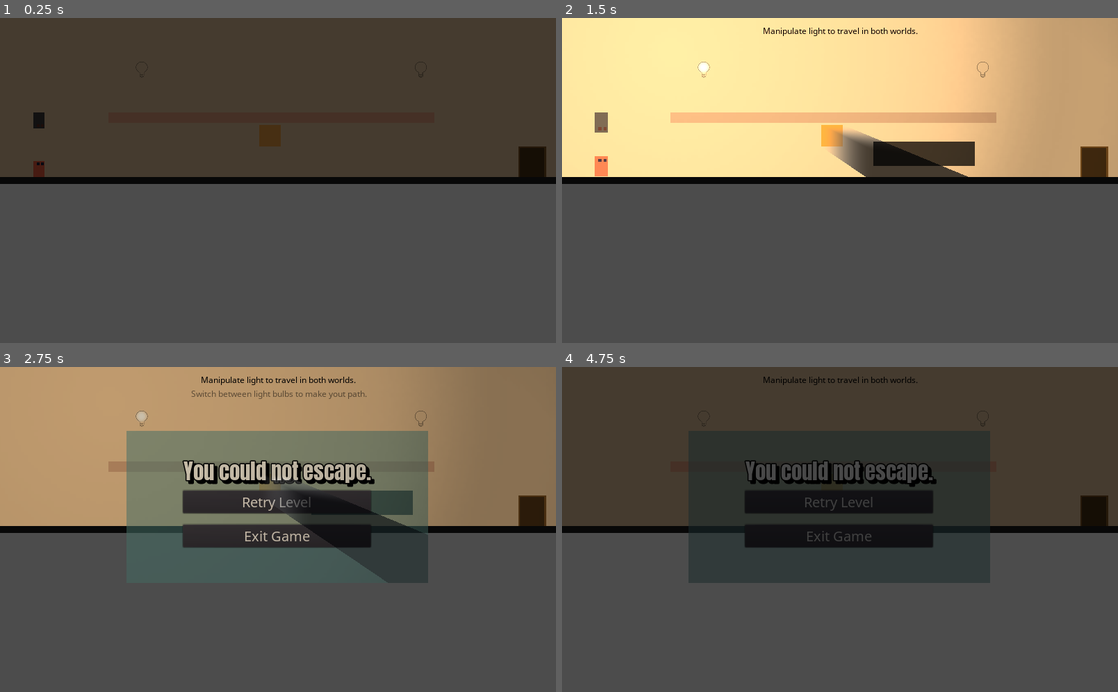
Above: before the commit, frames 1-4 (two rows, left to right).
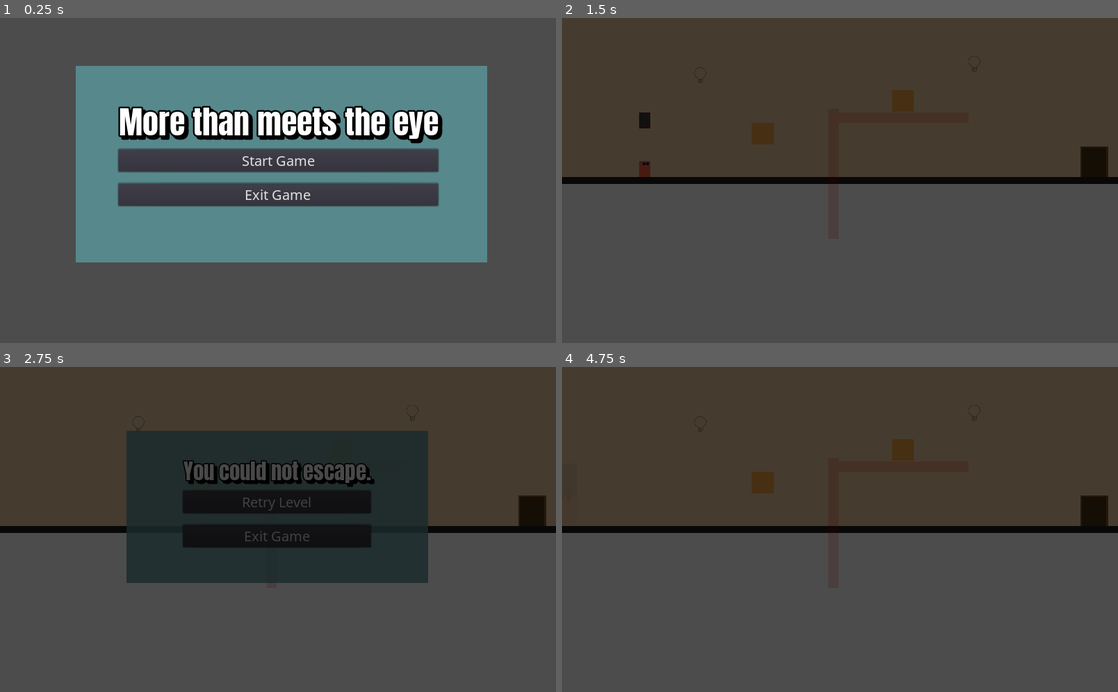
Above: after the commit, the same moments.

Repository: gramozilho/More-Than-Meets-The-Eye-GWJ14
Game: Godot game, scene res://Main.tscn
The game is run twice, just before and just after one commit, with the same random seed, the same clock (stepped at 60 frames per second) and the same inputs.
Inputs (mouse positions are in pixels of both pictures, inside the frame that each line leads up to):
- Up to frame 1 (0.25 s): no input
- Up to frame 2 (1.5 s): click (840, 161) at 0.5 s, where only the run after the commit has a clickable "Start Game"; tap Enter (ui_accept, bound only before the commit) at 1.25 s; move the mouse to (701, 66) at 1.27 s; hold D (right) from 1.28 s (still down); hold Enter (ui_accept, bound only before the commit) from 1.28 s (still down); click (701, 66) at 1.42 s
- Up to frame 3 (2.75 s): keep holding D (right); tap R (ui_accept, bound only after the commit) at 1.52, 1.55, 1.82, 2.1, 2.27, 2.57 s; move the mouse to (422, 415) at 2.02 s; release Enter (ui_accept, bound only before the commit) at 2.03 s; click (422, 415) at 2.17 s; tap Enter (ui_accept, bound only before the commit) at 2.3 s
- Up to frame 4 (4.75 s): release D (right) at 2.75 s; click "Retry Level" at 2.75 s; tap Enter (ui_accept, bound only before the commit) at 3.5, 4.35 s; move the mouse to (895, 458) at 3.52 s; press the mouse at (895, 458) at 3.53 s; hold A (left) 3.53-4.28 s; tap R (ui_accept, bound only after the commit) at 3.8, 4.52 s; move the mouse to (812, 594) at 4.27 s; release the mouse at (812, 594) at 4.28 s; hold D (right) from 4.28 s (still down); click (812, 594) at 4.42 s

The runs differ from the first frame. In frame 1, 62% of the frame differs, in the area x 0-100%, y 0-76%; in frame 2, 47%; in frame 3, 53%; in frame 4, 14%.

Commit message:
Minor fixes

Diff:
--- a/Assets/Text_font.tres
+++ b/Assets/Text_font.tres
@@ -3,4 +3,5 @@
 [ext_resource path="res://Assets/NotoSans-Regular.ttf" type="DynamicFontData" id=1]
 
 [resource]
+size = 18
 font_data = ExtResource( 1 )
--- a/Jukebox.tscn
+++ b/Jukebox.tscn
@@ -15,10 +15,9 @@
 [node name="Jukebox" type="Node2D"]
 script = ExtResource( 2 )
 
-[node name="BackgroundMusic" type="AudioStreamPlayer2D" parent="."]
+[node name="BackgroundMusic" type="AudioStreamPlayer" parent="."]
 stream = ExtResource( 1 )
 volume_db = -20.0
-attenuation = 0.307786
 
 [node name="Alarm" type="AudioStreamPlayer2D" parent="."]
 stream = ExtResource( 3 )
@@ -50,7 +49,7 @@
 [node name="Whoosh" type="AudioStreamPlayer2D" parent="."]
 stream = ExtResource( 8 )
 
-[node name="GhostMusic" type="AudioStreamPlayer2D" parent="."]
+[node name="GhostMusic" type="AudioStreamPlayer" parent="."]
 stream = ExtResource( 6 )
 volume_db = -25.0
 autoplay = true
--- a/Main.gd
+++ b/Main.gd
@@ -101,3 +101,9 @@
 		scene_instance.rect_scale = Vector2(0.75, 0.75)
 
 	add_child(scene_instance)
+
+
+func _on_StuckTimer_timeout():
+	hide_all_labels()
+	$Camera2D/VBoxContainer/Message.text = "If stuck, restart by pressing R"
+	$Camera2D/VBoxContainer/TextHandler.play("show_1")
--- a/Main.tscn
+++ b/Main.tscn
@@ -1,11 +1,11 @@
 [gd_scene load_steps=18 format=2]
 
-[ext_resource path="res://Player.tscn" type="PackedScene" id=1]
-[ext_resource path="res://Bed.tscn" type="PackedScene" id=2]
+[ext_resource path="res://Environment/Floor.tscn" type="PackedScene" id=1]
+[ext_resource path="res://Player.tscn" type="PackedScene" id=2]
 [ext_resource path="res://Assets/colors.PNG" type="Texture" id=3]
-[ext_resource path="res://Environment/Border.tscn" type="PackedScene" id=4]
+[ext_resource path="res://Bed.tscn" type="PackedScene" id=4]
 [ext_resource path="res://Door.tscn" type="PackedScene" id=5]
-[ext_resource path="res://Environment/Floor.tscn" type="PackedScene" id=6]
+[ext_resource path="res://Environment/Border.tscn" type="PackedScene" id=6]
 [ext_resource path="res://Main.gd" type="Script" id=7]
 [ext_resource path="res://Light.tscn" type="PackedScene" id=8]
 [ext_resource path="res://Assets/spot.png" type="Texture" id=9]
@@ -193,9 +193,9 @@
 [node name="Message" type="Label" parent="Camera2D/VBoxContainer"]
 modulate = Color( 0, 0, 0, 1 )
 light_mask = 2
-margin_top = 19.0
-margin_right = 465.0
-margin_bottom = 42.0
+margin_top = 7.0
+margin_right = 327.0
+margin_bottom = 33.0
 grow_vertical = 2
 custom_fonts/font = ExtResource( 11 )
 text = "You wake up in the dark."
@@ -207,9 +207,9 @@
 [node name="Instruction" type="Label" parent="Camera2D/VBoxContainer"]
 modulate = Color( 0, 0, 0, 1 )
 light_mask = 2
-margin_top = 46.0
-margin_right = 465.0
-margin_bottom = 69.0
+margin_top = 37.0
+margin_right = 327.0
+margin_bottom = 63.0
 grow_vertical = 2
 custom_fonts/font = ExtResource( 11 )
 text = "Click on the light bulb to turn light on."
@@ -219,11 +219,11 @@
 }
 
 [node name="Extra" type="Label" parent="Camera2D/VBoxContainer"]
-modulate = Color( 0, 0, 0, 0 )
+modulate = Color( 0, 0, 0, 1 )
 light_mask = 2
-margin_top = 73.0
-margin_right = 465.0
-margin_bottom = 96.0
+margin_top = 67.0
+margin_right = 327.0
+margin_bottom = 93.0
 custom_fonts/font = ExtResource( 11 )
 text = "!!"
 align = 1
@@ -248,8 +248,14 @@
 texture = ExtResource( 9 )
 color = Color( 0, 0, 0, 1 )
 range_item_cull_mask = 4
+
+[node name="StuckTimer" type="Timer" parent="."]
+wait_time = 60.0
+one_shot = true
+autostart = true
 [connection signal="light" from="Light" to="." method="_on_Light_light"]
 [connection signal="light_position" from="Light" to="." method="_on_Light_light_position"]
 [connection signal="dead" from="Player" to="." method="_on_Player_dead"]
 [connection signal="go_to_next_level" from="Door" to="." method="_on_Door_go_to_next_level"]
 [connection signal="animation_finished" from="Camera2D/VBoxContainer/TextHandler" to="." method="_on_TextHandler_animation_finished"]
+[connection signal="timeout" from="StuckTimer" to="." method="_on_StuckTimer_timeout"]
--- a/Maps/0_TitleScreen.tscn
+++ b/Maps/0_TitleScreen.tscn
@@ -29,7 +29,7 @@
 }
 
 [node name="Bg" type="Sprite" parent="VBoxContainer"]
-modulate = Color( 1, 1, 1, 0.537255 )
+modulate = Color( 1, 1, 1, 0.831373 )
 position = Vector2( 300, 120 )
 scale = Vector2( 15.16, 7.24 )
 texture = ExtResource( 4 )
--- a/Maps/1_1.tscn
+++ b/Maps/1_1.tscn
@@ -25,13 +25,13 @@
 
 [node name="Message" parent="Camera2D/VBoxContainer" index="0"]
 margin_top = 0.0
-margin_right = 278.0
-margin_bottom = 14.0
+margin_right = 377.0
+margin_bottom = 26.0
 
 [node name="Instruction" parent="Camera2D/VBoxContainer" index="1"]
-margin_top = 18.0
-margin_right = 278.0
-margin_bottom = 32.0
+margin_top = 30.0
+margin_right = 377.0
+margin_bottom = 56.0
 text = "Click on the light bulb to switch light on/off."
 
 [node name="Extra" parent="Camera2D/VBoxContainer" index="2"]
--- a/Maps/1_5.tscn
+++ b/Maps/1_5.tscn
@@ -1,31 +1,31 @@
 [gd_scene load_steps=6 format=2]
 
-[ext_resource path="res://Main.tscn" type="PackedScene" id=1]
-[ext_resource path="res://Lamp.tscn" type="PackedScene" id=2]
-[ext_resource path="res://BadArea.tscn" type="PackedScene" id=3]
-[ext_resource path="res://Body.tscn" type="PackedScene" id=4]
+[ext_resource path="res://BadArea.tscn" type="PackedScene" id=1]
+[ext_resource path="res://Body.tscn" type="PackedScene" id=2]
+[ext_resource path="res://Lamp.tscn" type="PackedScene" id=3]
+[ext_resource path="res://Main.tscn" type="PackedScene" id=4]
 [ext_resource path="res://Maps/1_5.gd" type="Script" id=5]
 
-[node name="Main" instance=ExtResource( 1 )]
+[node name="Main" instance=ExtResource( 4 )]
 script = ExtResource( 5 )
 
 [node name="Message" parent="Camera2D/VBoxContainer" index="0"]
-margin_right = 352.0
+margin_right = 417.0
 text = "You are not from there, you don't follow the rules."
 
 [node name="Instruction" parent="Camera2D/VBoxContainer" index="1"]
-margin_right = 352.0
+margin_right = 417.0
 text = "You can use objects above or shadows bellow to move."
 
 [node name="Extra" parent="Camera2D/VBoxContainer" index="2"]
-margin_right = 352.0
+margin_right = 417.0
 
-[node name="BadArea" parent="." index="8" instance=ExtResource( 3 )]
+[node name="BadArea" parent="." index="8" instance=ExtResource( 1 )]
 position = Vector2( 500, 284 )
 scale = Vector2( 25, 1 )
 
-[node name="Body" parent="." index="9" instance=ExtResource( 4 )]
+[node name="Body" parent="." index="9" instance=ExtResource( 2 )]
 position = Vector2( 366.245, 220 )
 
-[node name="Lamp" parent="." index="10" instance=ExtResource( 2 )]
+[node name="Lamp" parent="." index="10" instance=ExtResource( 3 )]
 position = Vector2( 261, 170 )
--- a/Maps/1_6.tscn
+++ b/Maps/1_6.tscn
@@ -1,34 +1,34 @@
 [gd_scene load_steps=6 format=2]
 
-[ext_resource path="res://Main.tscn" type="PackedScene" id=1]
+[ext_resource path="res://BadArea.tscn" type="PackedScene" id=1]
 [ext_resource path="res://Body.tscn" type="PackedScene" id=2]
-[ext_resource path="res://BadArea.tscn" type="PackedScene" id=3]
-[ext_resource path="res://Lamp.tscn" type="PackedScene" id=4]
+[ext_resource path="res://Lamp.tscn" type="PackedScene" id=3]
+[ext_resource path="res://Main.tscn" type="PackedScene" id=4]
 [ext_resource path="res://Maps/1_5.gd" type="Script" id=5]
 
-[node name="Main" instance=ExtResource( 1 )]
+[node name="Main" instance=ExtResource( 4 )]
 script = ExtResource( 5 )
 
 [node name="Message" parent="Camera2D/VBoxContainer" index="0"]
-margin_right = 295.0
+margin_right = 351.0
 text = "Manipulate light to travel in both worlds."
 
 [node name="Instruction" parent="Camera2D/VBoxContainer" index="1"]
-margin_right = 295.0
+margin_right = 351.0
 text = "Switch between light bulbs to make yout path."
 
 [node name="Extra" parent="Camera2D/VBoxContainer" index="2"]
-margin_right = 295.0
+margin_right = 351.0
 
-[node name="BadArea" parent="." index="8" instance=ExtResource( 3 )]
+[node name="BadArea" parent="." index="8" instance=ExtResource( 1 )]
 position = Vector2( 500, 284 )
 scale = Vector2( 30, 1 )
 
 [node name="Body" parent="." index="9" instance=ExtResource( 2 )]
 position = Vector2( 497.667, 217.676 )
 
-[node name="Lamp" parent="." index="10" instance=ExtResource( 4 )]
+[node name="Lamp" parent="." index="10" instance=ExtResource( 3 )]
 position = Vector2( 261, 91 )
 
-[node name="Lamp2" parent="." index="11" instance=ExtResource( 4 )]
+[node name="Lamp2" parent="." index="11" instance=ExtResource( 3 )]
 position = Vector2( 775, 91 )
--- a/Maps/1_7.tscn
+++ b/Maps/1_7.tscn
@@ -1,32 +1,32 @@
 [gd_scene load_steps=6 format=2]
 
-[ext_resource path="res://Main.tscn" type="PackedScene" id=1]
+[ext_resource path="res://BadArea.tscn" type="PackedScene" id=1]
 [ext_resource path="res://Body.tscn" type="PackedScene" id=2]
-[ext_resource path="res://BadArea.tscn" type="PackedScene" id=3]
-[ext_resource path="res://Lamp.tscn" type="PackedScene" id=4]
+[ext_resource path="res://Lamp.tscn" type="PackedScene" id=3]
+[ext_resource path="res://Main.tscn" type="PackedScene" id=4]
 [ext_resource path="res://Maps/1_5.gd" type="Script" id=5]
 
-[node name="Main" index="0" instance=ExtResource( 1 )]
+[node name="Main" instance=ExtResource( 4 )]
 script = ExtResource( 5 )
 
 [node name="Message" parent="Camera2D/VBoxContainer" index="0"]
-margin_right = 8.0
+margin_right = 12.0
 text = ""
 
 [node name="Instruction" parent="Camera2D/VBoxContainer" index="1"]
-margin_right = 8.0
+margin_right = 12.0
 text = ""
 
 [node name="Extra" parent="Camera2D/VBoxContainer" index="2"]
-margin_right = 8.0
+margin_right = 12.0
 
-[node name="BadArea" parent="." index="8" instance=ExtResource( 3 )]
+[node name="BadArea" parent="." index="8" instance=ExtResource( 1 )]
 position = Vector2( 499.88, 43.1255 )
 rotation = 1.5708
 scale = Vector2( 4.64, 5.44 )
 
-[node name="BadArea2" parent="." index="9" instance=ExtResource( 3 )]
-position = Vector2( 436.531, 283.025 )
+[node name="BadArea2" parent="." index="9" instance=ExtResource( 1 )]
+position = Vector2( 450, 283.025 )
 scale = Vector2( 29.9504, 0.987783 )
 
 [node name="Body" parent="." index="10" instance=ExtResource( 2 )]
--- a/Maps/1_8.tscn
+++ b/Maps/1_8.tscn
@@ -1,31 +1,31 @@
 [gd_scene load_steps=6 format=2]
 
-[ext_resource path="res://Main.tscn" type="PackedScene" id=1]
+[ext_resource path="res://BadArea.tscn" type="PackedScene" id=1]
 [ext_resource path="res://Body.tscn" type="PackedScene" id=2]
-[ext_resource path="res://BadArea.tscn" type="PackedScene" id=3]
-[ext_resource path="res://Lamp.tscn" type="PackedScene" id=4]
+[ext_resource path="res://Lamp.tscn" type="PackedScene" id=3]
+[ext_resource path="res://Main.tscn" type="PackedScene" id=4]
 [ext_resource path="res://Maps/1_5.gd" type="Script" id=5]
 
-[node name="Main" index="0" instance=ExtResource( 1 )]
+[node name="Main" index="0" instance=ExtResource( 4 )]
 script = ExtResource( 5 )
 
 [node name="Message" parent="Camera2D/VBoxContainer" index="0"]
-margin_right = 295.0
+margin_right = 14.0
 text = ""
 
 [node name="Instruction" parent="Camera2D/VBoxContainer" index="1"]
-margin_right = 295.0
+margin_right = 14.0
 text = ""
 
 [node name="Extra" parent="Camera2D/VBoxContainer" index="2"]
-margin_right = 295.0
+margin_right = 14.0
 
-[node name="BadArea" parent="." index="8" instance=ExtResource( 3 )]
+[node name="BadArea" parent="." index="8" instance=ExtResource( 1 )]
 position = Vector2( 500, 180 )
 rotation = 1.5708
 scale = Vector2( 12, 1 )
 
-[node name="BadArea2" parent="." index="9" instance=ExtResource( 3 )]
+[node name="BadArea2" parent="." index="9" instance=ExtResource( 1 )]
 position = Vector2( 629.064, 284.133 )
 scale = Vector2( 12, 1 )
 
--- a/Maps/999_VictoryScreen.tscn
+++ b/Maps/999_VictoryScreen.tscn
@@ -4,7 +4,7 @@
 [ext_resource path="res://Maps/VictoryScreen.gd" type="Script" id=2]
 [ext_resource path="res://Assets/SubTitle_font.tres" type="DynamicFont" id=3]
 
-[node name="VictoryScreen" index="0" instance=ExtResource( 1 )]
+[node name="VictoryScreen" instance=ExtResource( 1 )]
 script = ExtResource( 2 )
 
 [node name="Bg" parent="VBoxContainer" index="0"]
--- a/Maps/VictoryScreen.gd
+++ b/Maps/VictoryScreen.gd
@@ -2,3 +2,4 @@
 
 func _ready():
 	Jukebox.finish()
+	Jukebox.background_switch()
--- a/globals.gd
+++ b/globals.gd
@@ -14,23 +14,10 @@
 	list_of_levels = list_files_in_directory(map_fodler_path)
 	restart()
 
-	# Add sound player
-	#var music_file = "res://SOunds/Waltz_To_Death.wav"
-	#var stream = AudioStream.new()
-	##var music_player = AudioStreamPlayer.new()
-	#if File.new().file_exists(music_file):
-	#	var music = load(music_file)
-	#	music_player.stream = music
-	#	music_player.play()
-	##music_player.stream = background_music
-	##music_player.play()
-
-	#get_tree().get_root().add_child(get_node("res://Jukebox.tscn"))
-	#music_player.bus = "master"
-
 
 func restart():
-	current_level = 0
+	current_level = 9
+	Jukebox.background_switch()
 	load_new_level()
 
 
--- a/project.godot
+++ b/project.godot
@@ -33,6 +33,11 @@
 
 [input]
 
+ui_accept={
+"deadzone": 0.5,
+"events": [ Object(InputEventKey,"resource_local_to_scene":false,"resource_name":"","device":0,"alt":false,"shift":false,"control":false,"meta":false,"command":false,"pressed":false,"scancode":82,"unicode":0,"echo":false,"script":null)
+ ]
+}
 up={
 "deadzone": 0.5,
 "events": [ Object(InputEventKey,"resource_local_to_scene":false,"resource_name":"","device":0,"alt":false,"shift":false,"control":false,"meta":false,"command":false,"pressed":false,"scancode":87,"unicode":0,"echo":false,"script":null)
Not shown: 2 places in Main.tscn that only renumber resources
Not shown: 1 places in Maps/1_7.tscn that only renumber resources
Not shown: 1 places in Maps/1_8.tscn that only renumber resources
